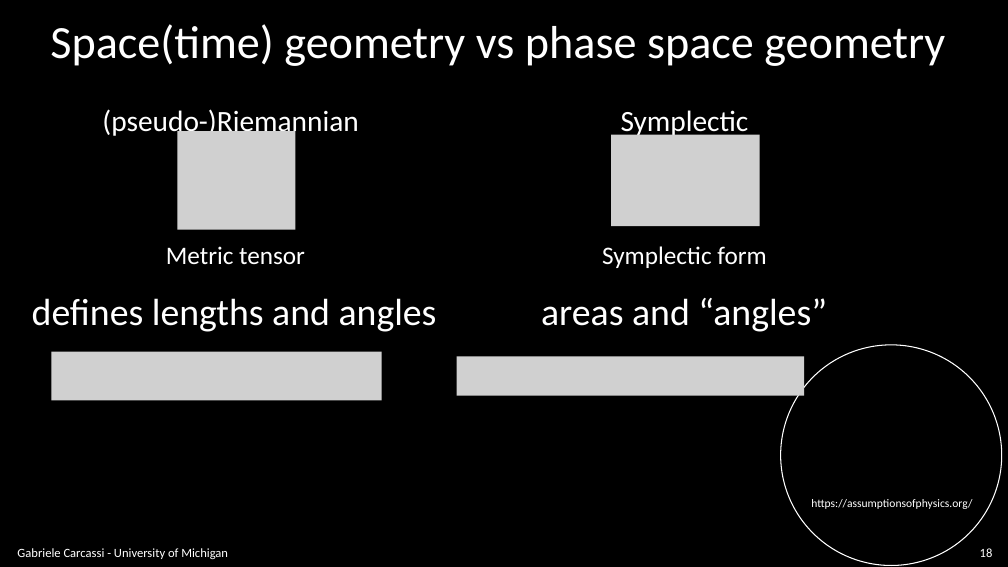
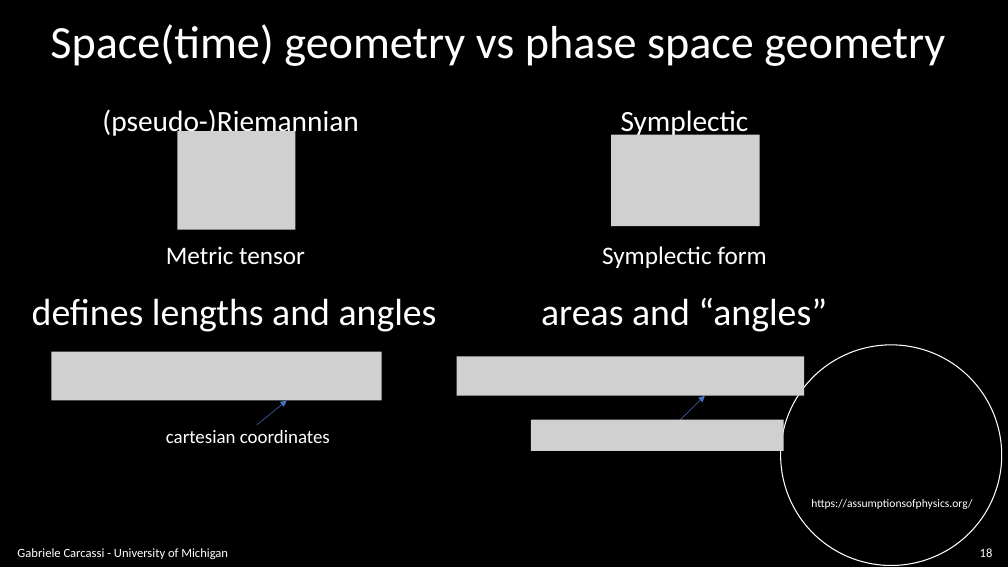
Before and after one commit to assumptionsofphysics/slides, a slide deck: slide 18 of BookCompanions-v2/RP-Class-4.pptx. Drawn at 1008x567 pixels with LibreOffice and Linux fonts; fonts in the diff are those of the drawing; grey boxes stand for pictures; background and template pictures are left out. Boxes give left, top, right and bottom in pixels: in the first picture for what was removed or moved away, otherwise in the second. Text is boxed around its words. In the diff, an @@ line names an element or a change of style, - is before the commit and + after.

```diff
--- a/BookCompanions-v2/RP-Class-4.pptx
+++ b/BookCompanions-v2/RP-Class-4.pptx
@@ arrow added from (257, 425) to (287, 401), #4472C4 0.5 pt @@
@@ arrow added from (675, 425) to (705, 395), #4472C4 0.5 pt @@
@@ text added at <box>166,430,330,443</box>, 18 pt, text #FFFFFF @@
+cartesian coordinates
@@ picture added at <box>531,420,783,451</box> @@
```
Also in this commit, not shown: 9 other slides changed.
